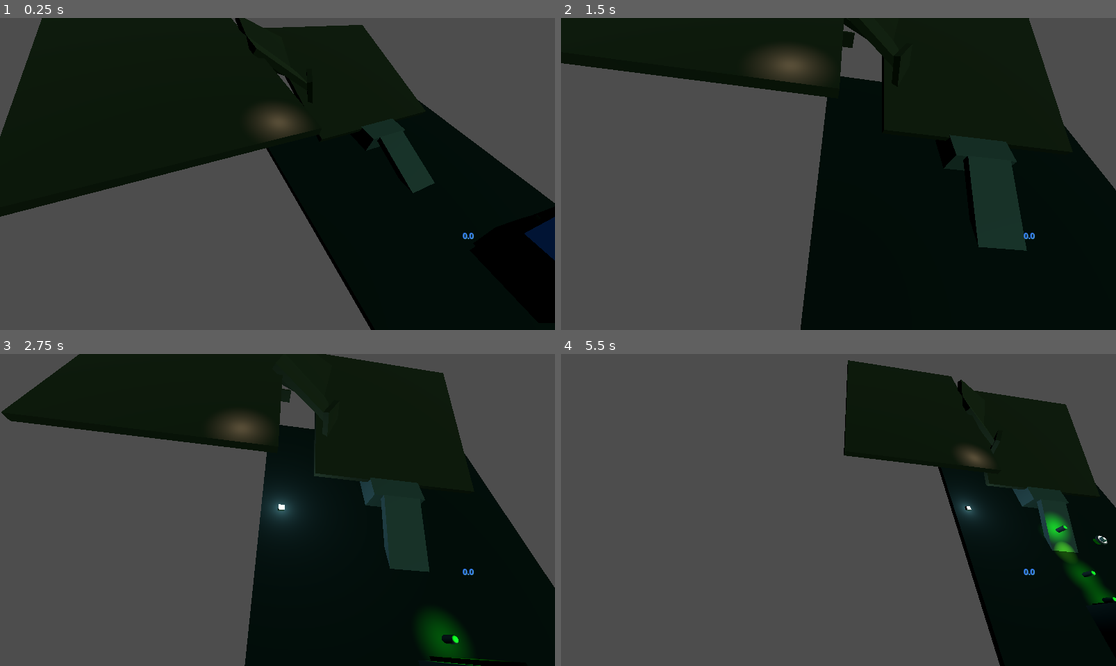
Above: before the commit, frames 1-4 (two rows, left to right).
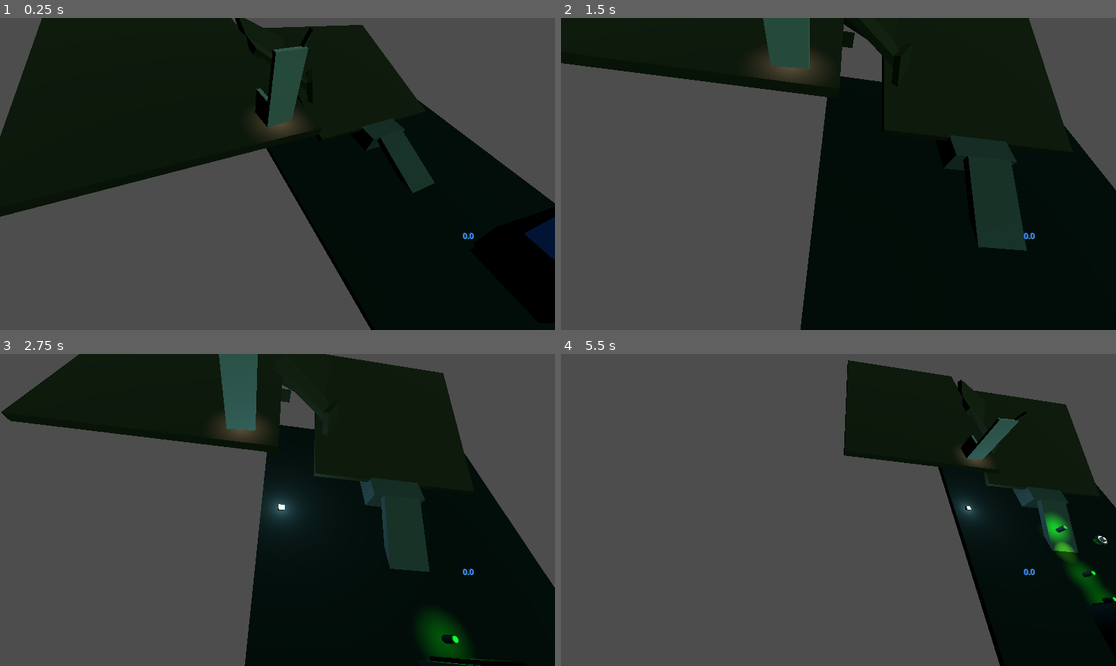
Above: after the commit, the same moments.

Repository: FryingPan2152/tower-defense
Game: Godot game, scene res://World.tscn
The game is run twice, just before and just after one commit, with the same random seed, the same clock (stepped at 60 frames per second) and the same inputs.
Inputs (mouse positions are in pixels of both pictures, inside the frame that each line leads up to):
- Up to frame 1 (0.25 s): no input
- Up to frame 2 (1.5 s): tap Enter at 0.5 s; move the mouse to (960, 158) at 0.52 s; hold D (right) 0.53-1.28 s; hold Right mouse button (Camera grab) 0.53-1.28 s; move the mouse to (727, 189) at 1.27 s; hold E (Down) from 1.28 s (still down); tap Shift (camer speed modifier) at 1.35 s
- Up to frame 3 (2.75 s): move the mouse to (288, 503) at 2.02 s; release E (Down) at 2.03 s; hold Q (Up) from 2.03 s (still down); click (288, 503) at 2.1 s
- Up to frame 4 (5.5 s): move the mouse to (810, 572) at 2.77 s; tap 1 (tower1) at 2.85 s; move the mouse to (1005, 556) at 3.52 s; release Q (Up) at 3.53 s; hold A (left) 3.53-5.03 s; tap 2 (tower2) at 3.6 s; move the mouse to (672, 463) at 4.27 s; right-click (672, 463) at 4.35 s; move the mouse to (866, 510) at 5.02 s; hold E (Down) from 5.03 s (still down); hold Shift (camer speed modifier) from 5.03 s (still down)

The runs differ from the first frame. In frame 1, 1.5% of the frame differs, in the area x 45-57%, y 3-35%; in frame 2, 1.1%; in frame 3, 1.5%; in frame 4, 0.6%.

Commit message:
Started to animate throne as well as learn to animate in Godot.

Diff:
--- a/Throne.tscn
+++ b/Throne.tscn
@@ -9,6 +9,157 @@
 [sub_resource type="BoxMesh" id="BoxMesh_o37fn"]
 
 [sub_resource type="StandardMaterial3D" id="StandardMaterial3D_67uoj"]
+
+[sub_resource type="StandardMaterial3D" id="StandardMaterial3D_o37fn"]
+
+[sub_resource type="StandardMaterial3D" id="StandardMaterial3D_gj0pc"]
+
+[sub_resource type="Animation" id="Animation_jmmmi"]
+resource_name = "test_animation_1"
+length = 4.0
+tracks/0/type = "value"
+tracks/0/imported = false
+tracks/0/enabled = false
+tracks/0/path = NodePath("LogoNode:rotation")
+tracks/0/interp = 1
+tracks/0/loop_wrap = true
+tracks/0/keys = {
+"times": PackedFloat32Array(0, 1.8, 2, 2.2, 4),
+"transitions": PackedFloat32Array(1, 1, 1, 1, 1),
+"update": 0,
+"values": [Vector3(0, 0, 0), Vector3(0, 0, 0), Vector3(0, 1.5708, 0.567232), Vector3(0, 0, 0), Vector3(0, 0, 0)]
+}
+tracks/1/type = "value"
+tracks/1/imported = false
+tracks/1/enabled = false
+tracks/1/path = NodePath("LogoNode:scale")
+tracks/1/interp = 1
+tracks/1/loop_wrap = true
+tracks/1/keys = {
+"times": PackedFloat32Array(0, 1.76667, 2, 2.2, 3.96667),
+"transitions": PackedFloat32Array(1, 1, 1, 1, 1),
+"update": 0,
+"values": [Vector3(1, 1, 1), Vector3(2.8, 2.8, 2.8), Vector3(3, 2, 3), Vector3(1, 1, 1), Vector3(1, 1, 1)]
+}
+tracks/2/type = "value"
+tracks/2/imported = false
+tracks/2/enabled = true
+tracks/2/path = NodePath("LogoNode/LogoLight:light_energy")
+tracks/2/interp = 1
+tracks/2/loop_wrap = true
+tracks/2/keys = {
+"times": PackedFloat32Array(0, 0.966667, 1.96667, 2.96667, 4),
+"transitions": PackedFloat32Array(1, 1, 1, 1, 1),
+"update": 0,
+"values": [0.0, 0.0, 1.5, 0.0, 0.0]
+}
+tracks/3/type = "value"
+tracks/3/imported = false
+tracks/3/enabled = true
+tracks/3/path = NodePath("LogoNode/LogoLight:light_color")
+tracks/3/interp = 1
+tracks/3/loop_wrap = true
+tracks/3/keys = {
+"times": PackedFloat32Array(1.83333, 2.23333),
+"transitions": PackedFloat32Array(1, 1),
+"update": 0,
+"values": [Color(1, 1, 1, 1), Color(1, 1, 1, 1)]
+}
+tracks/4/type = "value"
+tracks/4/imported = false
+tracks/4/enabled = true
+tracks/4/path = NodePath("LogoNode/LogoLight:visible")
+tracks/4/interp = 1
+tracks/4/loop_wrap = true
+tracks/4/keys = {
+"times": PackedFloat32Array(0, 1.7, 1.83, 2, 4),
+"transitions": PackedFloat32Array(1, 1, 1, 1, 1),
+"update": 1,
+"values": [false, false, true, false, false]
+}
+tracks/5/type = "value"
+tracks/5/imported = false
+tracks/5/enabled = true
+tracks/5/path = NodePath("LogoNode/LogoLight:position")
+tracks/5/interp = 1
+tracks/5/loop_wrap = true
+tracks/5/keys = {
+"times": PackedFloat32Array(0.0333333, 0.47, 0.82, 1.26, 1.72, 2.06, 2.53, 3.15, 3.72, 4),
+"transitions": PackedFloat32Array(1, 1, 1, 1, 1, 1, 1, 1, 1, 1),
+"update": 0,
+"values": [Vector3(-0.886662, 13.071, 1.05795), Vector3(-1.88666, 12.071, 1.05795), Vector3(2.50355, 15.2008, 1.05795), Vector3(-1.73918, 13.7847, 1.05795), Vector3(-3.55399, 19.0307, 1.05795), Vector3(-0.529329, 12.8396, 1.05795), Vector3(2.20363, 10.8562, 1.05795), Vector3(0.237282, 12.2565, 1.05795), Vector3(1.3195, 14.7229, 1.05795), Vector3(-1.17216, 12.983, 1.05795)]
+}
+
+[sub_resource type="Animation" id="Animation_pus3r"]
+length = 0.001
+tracks/0/type = "value"
+tracks/0/imported = false
+tracks/0/enabled = true
+tracks/0/path = NodePath("LogoNode:scale")
+tracks/0/interp = 1
+tracks/0/loop_wrap = true
+tracks/0/keys = {
+"times": PackedFloat32Array(0),
+"transitions": PackedFloat32Array(1),
+"update": 0,
+"values": [Vector3(1, 1, 1)]
+}
+tracks/1/type = "value"
+tracks/1/imported = false
+tracks/1/enabled = true
+tracks/1/path = NodePath("LogoNode/LogoLight:light_energy")
+tracks/1/interp = 1
+tracks/1/loop_wrap = true
+tracks/1/keys = {
+"times": PackedFloat32Array(0),
+"transitions": PackedFloat32Array(1),
+"update": 0,
+"values": [1.0]
+}
+tracks/2/type = "value"
+tracks/2/imported = false
+tracks/2/enabled = true
+tracks/2/path = NodePath("LogoNode/LogoLight:light_color")
+tracks/2/interp = 1
+tracks/2/loop_wrap = true
+tracks/2/keys = {
+"times": PackedFloat32Array(0),
+"transitions": PackedFloat32Array(1),
+"update": 0,
+"values": [Color(1, 1, 1, 1)]
+}
+tracks/3/type = "value"
+tracks/3/imported = false
+tracks/3/enabled = true
+tracks/3/path = NodePath("LogoNode/LogoLight:visible")
+tracks/3/interp = 1
+tracks/3/loop_wrap = true
+tracks/3/keys = {
+"times": PackedFloat32Array(0),
+"transitions": PackedFloat32Array(1),
+"update": 1,
+"values": [false]
+}
+tracks/4/type = "value"
+tracks/4/imported = false
+tracks/4/enabled = true
+tracks/4/path = NodePath("LogoNode/LogoLight:position")
+tracks/4/interp = 1
+tracks/4/loop_wrap = true
+tracks/4/keys = {
+"times": PackedFloat32Array(0),
+"transitions": PackedFloat32Array(1),
+"update": 0,
+"values": [Vector3(-0.886662, 13.071, 1.05795)]
+}
+
+[sub_resource type="AnimationLibrary" id="AnimationLibrary_bcaun"]
+_data = {
+&"RESET": SubResource("Animation_pus3r"),
+&"test_animation_1": SubResource("Animation_jmmmi")
+}
+
+[sub_resource type="StandardMaterial3D" id="StandardMaterial3D_pus3r"]
 
 [node name="Node3D" type="Node3D"]
 
@@ -26,19 +177,43 @@
 [node name="CSGBox3D" type="CSGBox3D" parent="."]
 transform = Transform3D(1, 0, 0, 0, 1, 0, 0, 0, 1, -2.87593, 3.39131, 2.47183)
 size = Vector3(0.970781, 7.20672, 5.81708)
+material = SubResource("StandardMaterial3D_o37fn")
 
 [node name="CSGBox3D" type="CSGBox3D" parent="CSGBox3D"]
 transform = Transform3D(1, 0, 0, 0, 1, 0, 0, 0, 1, 5.78607, -0.00251055, -0.0143991)
 size = Vector3(0.970781, 7.20672, 5.81708)
-
-[node name="CSGPolygon3D" type="CSGPolygon3D" parent="."]
+material = SubResource("StandardMaterial3D_gj0pc")
+
+[node name="AnimationPlayer" type="AnimationPlayer" parent="."]
+libraries = {
+&"": SubResource("AnimationLibrary_bcaun")
+}
+
+[node name="LogoNode" type="Node3D" parent="."]
+transform = Transform3D(1, 0, 0, 0, 1, 0, 0, 0, 1, -0.125638, 0, 0)
+
+[node name="LogoP1" type="CSGPolygon3D" parent="LogoNode"]
 transform = Transform3D(0.950097, -0.311954, 0, 0.311954, 0.950097, 0, 0, 0, 1, -2.19853, 11.6081, 0.881394)
 polygon = PackedVector2Array(6, 2, 2, 2, 1, 8, 1, 1, 0, 0)
 
-[node name="CSGPolygon3D2" type="CSGPolygon3D" parent="."]
+[node name="LogoP2" type="CSGPolygon3D" parent="LogoNode"]
 transform = Transform3D(-0.943841, 0.330399, 0, -0.330399, -0.943841, 0, 0, 0, 1, 2.83131, 15.2254, 0.875437)
 polygon = PackedVector2Array(2, 4.065, 4, 1, 5, 1, 3, 3)
 
-[node name="CSGPolygon3D3" type="CSGPolygon3D" parent="."]
+[node name="LogoP3" type="CSGPolygon3D" parent="LogoNode"]
 transform = Transform3D(-0.6773, 0.735707, 0, -0.735707, -0.6773, 0, 0, 0, 1, 1.54591, 15.4935, 0.877813)
 polygon = PackedVector2Array(0.785, 0.45, 0.86, 0.635, 6.945, 3.12, 1.12694, 0.0960698)
+
+[node name="LogoP4" type="CSGPolygon3D" parent="LogoNode"]
+transform = Transform3D(1, 0, 0, 0, 1, 0, 0, 0, 1, -1.96806, 11.802, 0.92062)
+visible = false
+polygon = PackedVector2Array(-1.36317, -0.000738144, -0.482805, 1.64802, 0.692655, 2.21619, 0.658801, 1.05815)
+
+[node name="CSGPolygon3D" type="CSGPolygon3D" parent="LogoNode"]
+transform = Transform3D(0.984103, -0.177601, 0, 0.177601, 0.984103, 0, 0, 0, 0.14, -1.29658, 12.6616, 1.04143)
+polygon = PackedVector2Array(-0.124371, -0.0217714, 0.0901847, 0.446086, 0.580217, 0.769116, 0.33577, 0.291614)
+material = SubResource("StandardMaterial3D_pus3r")
+
+[node name="LogoLight" type="OmniLight3D" parent="LogoNode"]
+transform = Transform3D(1, 0, 0, 0, 1, 0, 0, 0, 1, -0.886662, 13.071, 1.05795)
+visible = false
--- a/World.tscn
+++ b/World.tscn
@@ -80,7 +80,7 @@
 autostart = true
 
 [node name="Node3D" parent="." instance=ExtResource("3_bcbcq")]
-transform = Transform3D(1, 0, 0, 0, 1, 0, 0, 0, 1, -6.68252, 14.8897, 26.9849)
+transform = Transform3D(0.101647, 0, -0.994821, 0, 1, 0, 0.994821, 0, 0.101647, -6.68252, 14.8897, 26.9849)
 
 [node name="Node3D2" parent="." node_paths=PackedStringArray("destinaiton") instance=ExtResource("4_js7pq")]
 transform = Transform3D(1, 0, 0, 0, 1, 0, 0, 0, 1, 20.7582, 2.91656, -2.9563)
--- a/destination.tscn
+++ b/destination.tscn
@@ -1,6 +1,7 @@
-[gd_scene load_steps=3 format=3 uid="uid://ctkpmonb1djsv"]
+[gd_scene load_steps=4 format=3 uid="uid://ctkpmonb1djsv"]
 
 [ext_resource type="Script" uid="uid://ctnls7xlpa50k" path="res://destination.gd" id="1_ls6s3"]
+[ext_resource type="PackedScene" uid="uid://cn2aqgjve6kun" path="res://Throne.tscn" id="2_ysfre"]
 
 [sub_resource type="SphereShape3D" id="SphereShape3D_qxefm"]
 radius = 5.0
@@ -14,3 +15,6 @@
 
 [node name="CollisionShape3D" type="CollisionShape3D" parent="Area3D"]
 shape = SubResource("SphereShape3D_qxefm")
+
+[node name="Node3D" parent="." instance=ExtResource("2_ysfre")]
+transform = Transform3D(0.5, 0, 0, 0, 0.5, 0, 0, 0, 0.5, 0, -2.07763, 0)
Not shown: 1 places in Throne.tscn that only renumber resources
